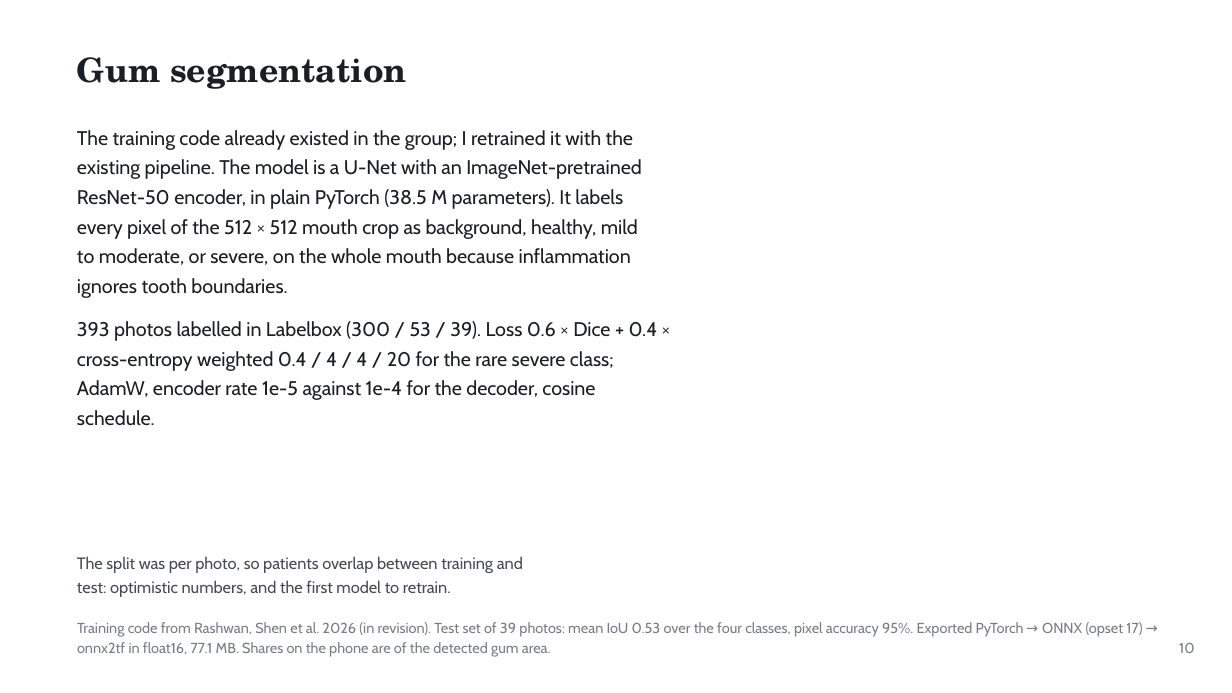
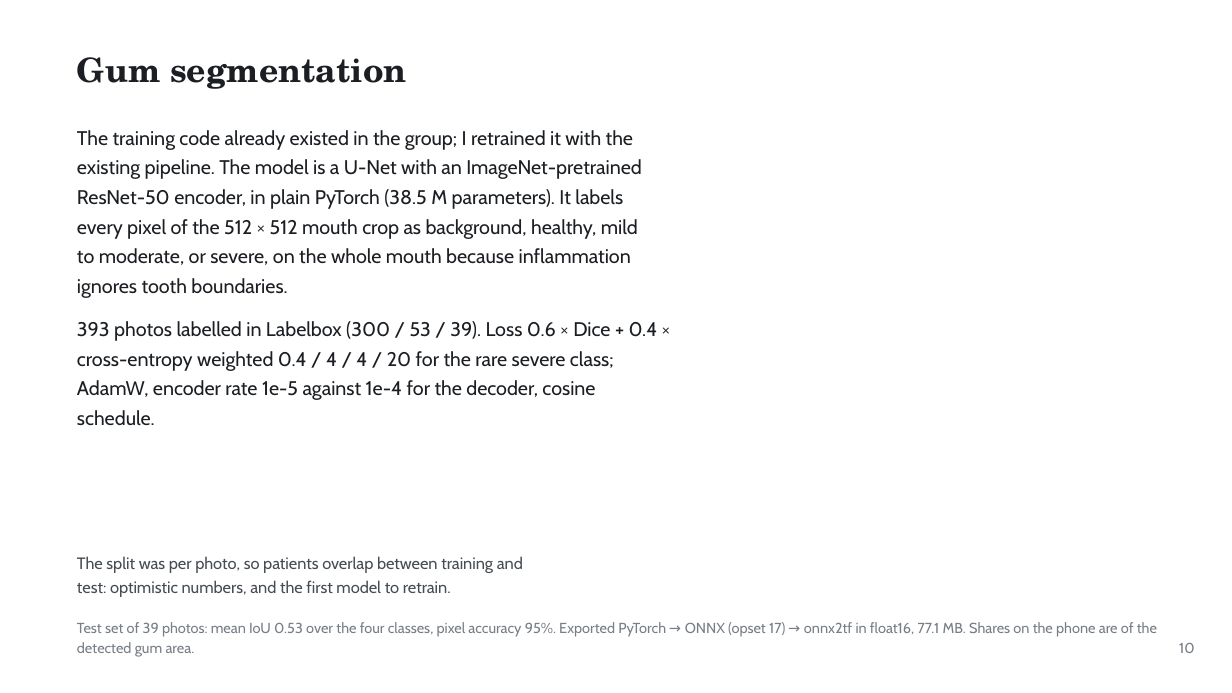
Before and after one commit to ertugrul-senturk/interactive-slides, a slide deck: slide 19 of public/decks/2026-11-smart-teeth.pptx. Drawn at 1232x693 pixels with LibreOffice and Linux fonts; fonts in the diff are those of the drawing; background and template pictures are left out. Boxes give left, top, right and bottom in pixels: in the first picture for what was removed or moved away, otherwise in the second. Text is boxed around its words. In the diff, an @@ line names an element or a change of style, - is before the commit and + after.

```diff
--- a/public/decks/2026-11-smart-teeth.pptx
+++ b/public/decks/2026-11-smart-teeth.pptx
@@ text at box(77, 622, 1157, 657): text changed @@
-Training code from Rashwan, Shen et al. 2026 (in revision). Test set of 39 photos: mean IoU 0.53 over the four classes, pixel accuracy 95%. Exported PyTorch → ONNX (opset 17) →
-onnx2tf in float16, 77.1 MB. Shares on the phone are of the detected gum area.
+Test set of 39 photos: mean IoU 0.53 over the four classes, pixel accuracy 95%. Exported PyTorch → ONNX (opset 17) → onnx2tf in float16, 77.1 MB. Shares on the phone are of the
+detected gum area.
```
Also in this commit, not shown: 2 other slides changed, 5 other files.
